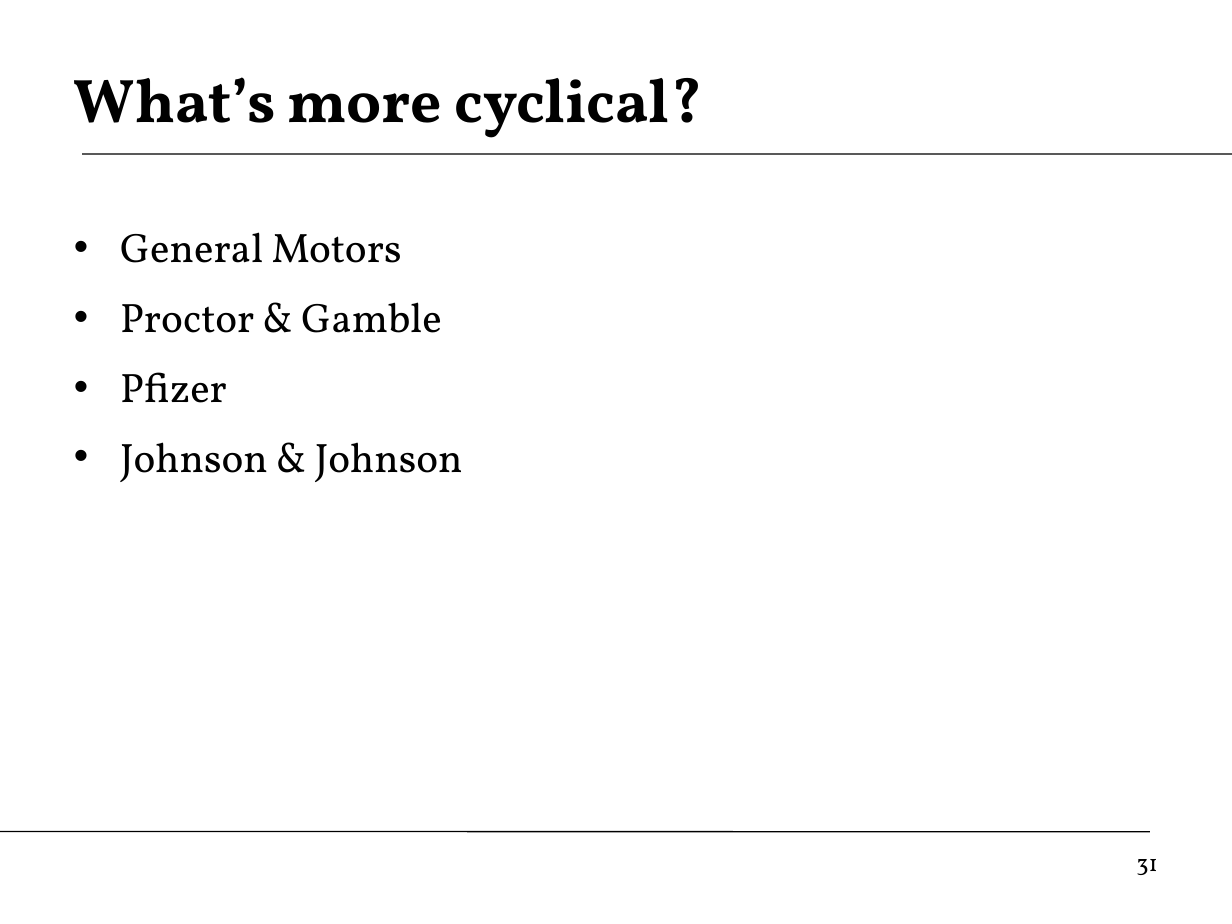
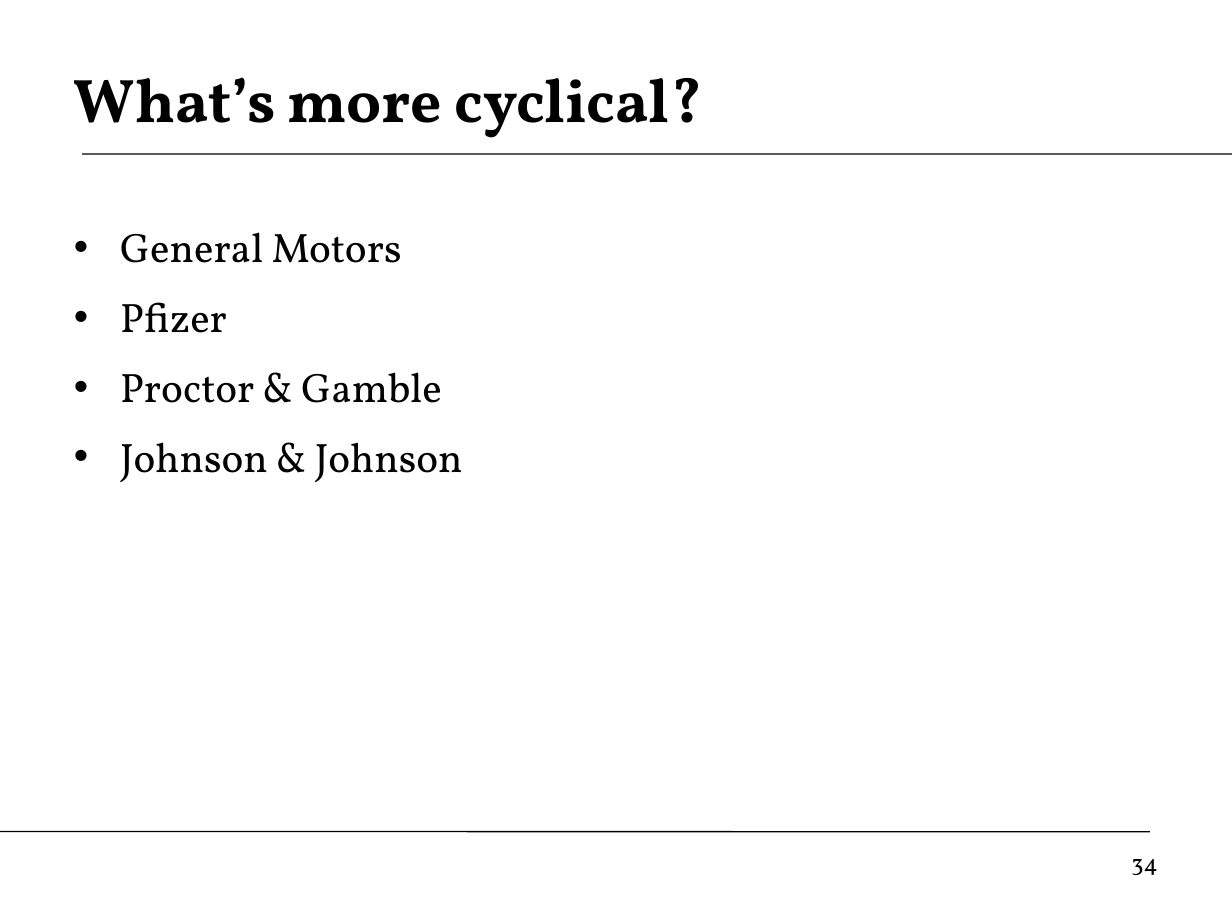
Before and after one commit to DaveBackus/Global_Economy, a slide deck: slide 34 of Slides/slides_cycleprops_f14.pptx (slide 31 before the commit). Drawn at 1232x924 pixels with LibreOffice and Linux fonts; fonts in the diff are those of the drawing. Boxes give left, top, right and bottom in pixels: in the first picture for what was removed or moved away, otherwise in the second. Text is boxed around its words. In the diff, an @@ line names an element or a change of style, - is before the commit and + after.

```diff
--- a/Slides/slides_cycleprops_f14.pptx
+++ b/Slides/slides_cycleprops_f14.pptx
@@ text at bbox=[120, 302, 227, 333]: paragraph added @@
+• Pfizer
@@ text at bbox=[120, 372, 227, 403]: paragraph removed @@
-• Pfizer
@@ page number at bbox=[1131, 859, 1158, 875]: text changed @@
-31
+34
```
Also in this commit, not shown: 2 other slides changed, 3 slides added, 27 other files.
